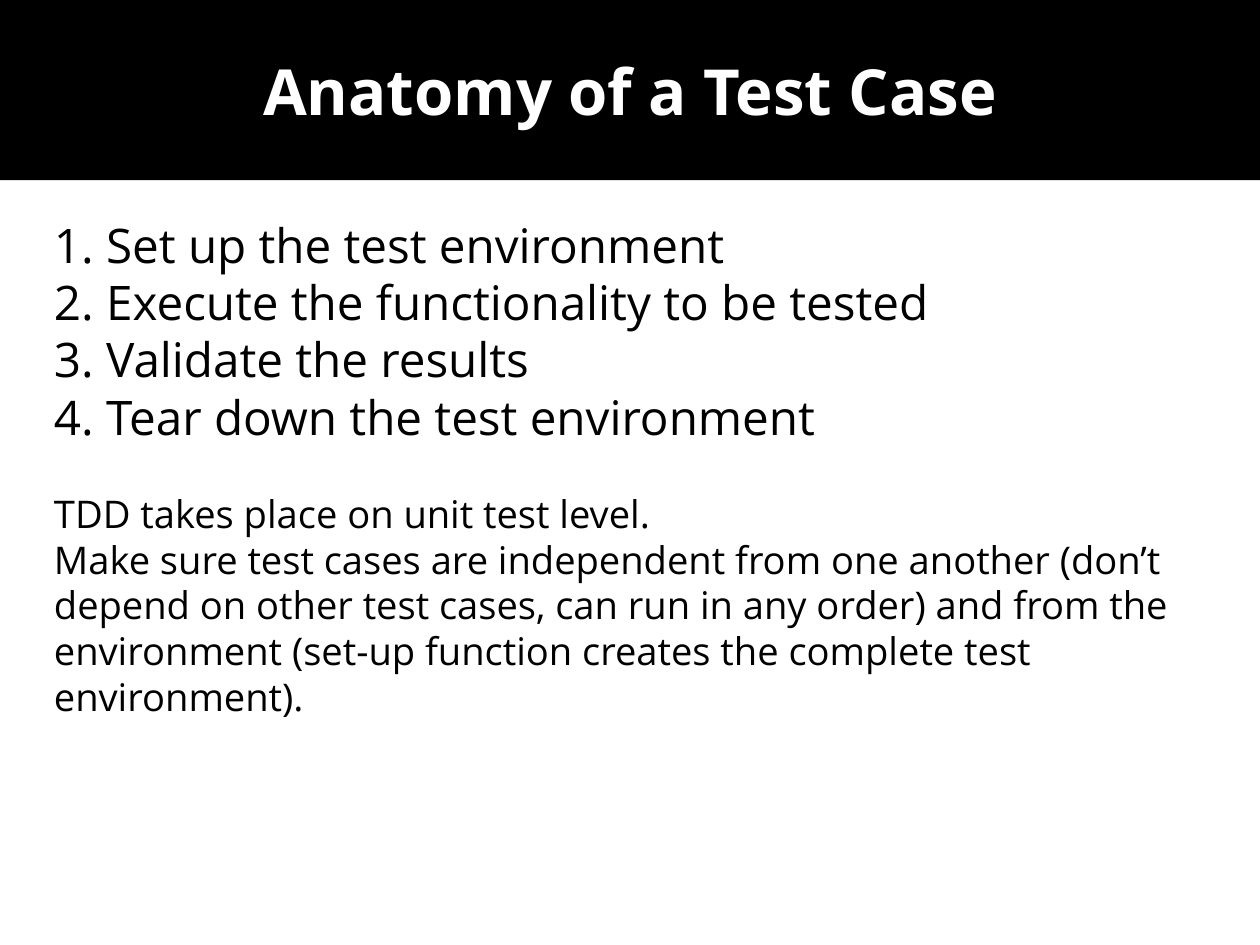
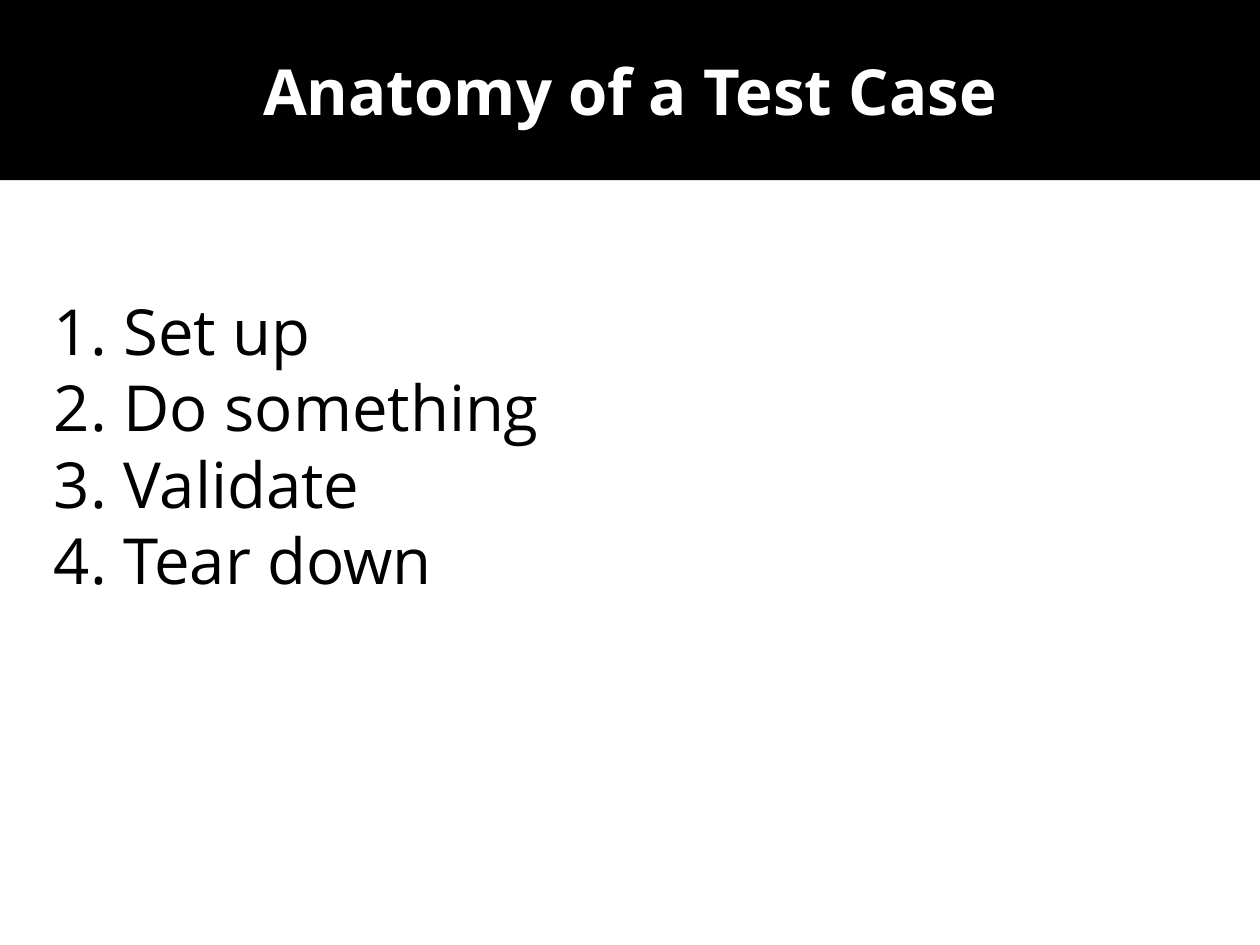
Before and after one commit to wolframroesler/Talks, a slide deck: slide 11 of tdd.odp (slide 10 before the commit). Drawn at 1260x945 pixels with LibreOffice and Linux fonts; fonts in the diff are those of the drawing. Boxes give left, top, right and bottom in pixels: in the first picture for what was removed or moved away, otherwise in the second. Text is boxed around its words. In the diff, an @@ line names an element or a change of style, - is before the commit and + after.

Commit message:
Dramatically shorten the text on the slides
This is a talk, not a blog post

```diff
--- a/tdd.odp
+++ b/tdd.odp
@@ text at box(54, 309, 539, 585): text changed; size 24 to 40 pt @@
-1. Set up the test environment
-2. Execute the functionality to be tested
-3. Validate the results
-4. Tear down the test environment
-TDD takes place on unit test level.
-Make sure test cases are independent from one another (don’t depend on other test cases, can run in any order) and from the environment (set-up function creates the complete test environment).
+1. Set up
+2. Do something
+3. Validate
+4. Tear down
```
Also in this commit, not shown: 13 other slides changed, 2 slides added.
